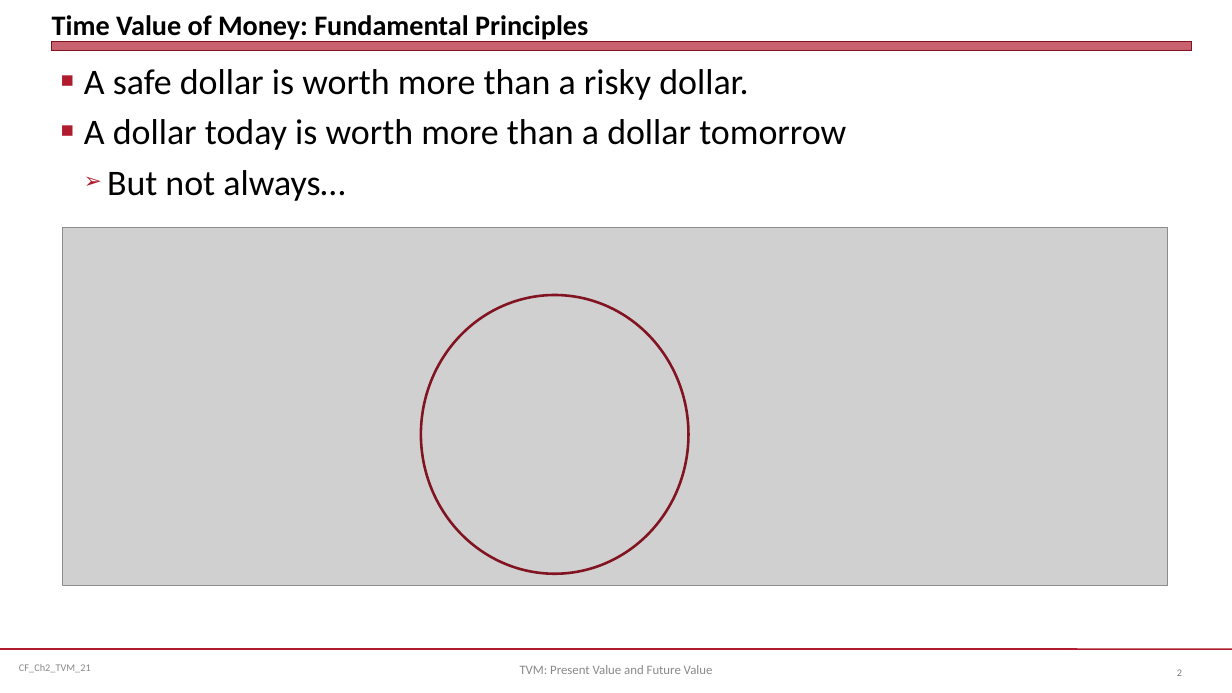
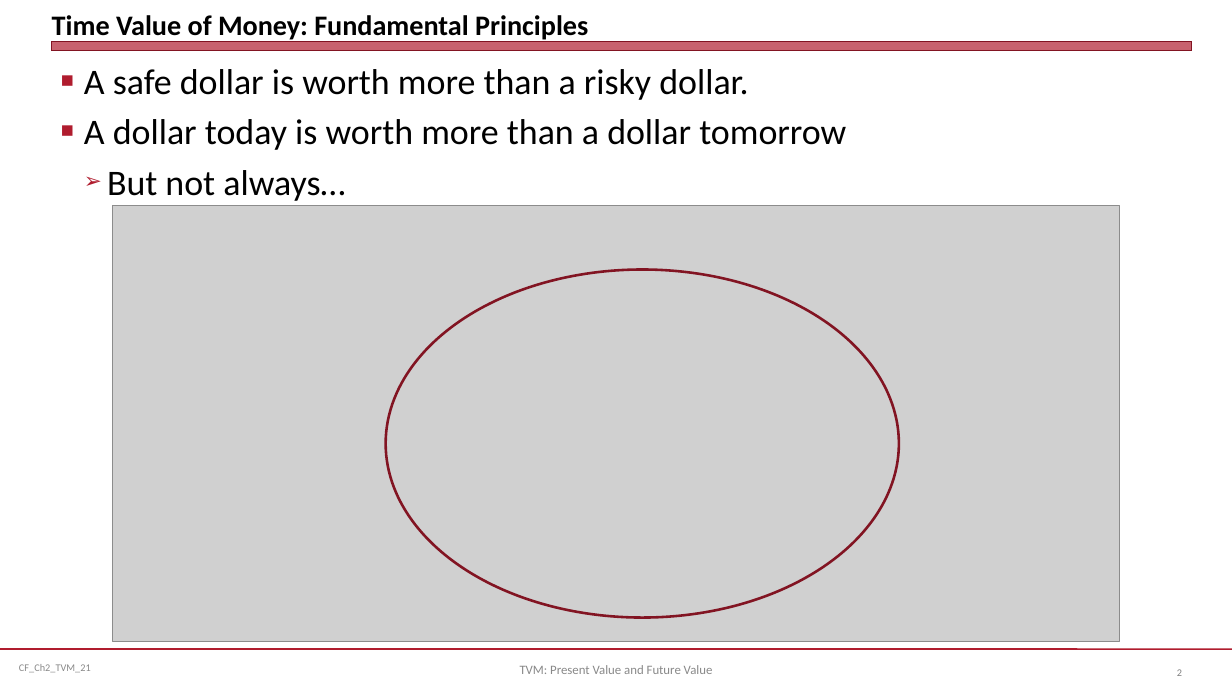
Before and after one commit to jmc877/Corporate-Finance, a slide deck: slide 2 of slides/CF_Ch2_TVM_21.pptx. Drawn at 1232x693 pixels with LibreOffice and Linux fonts; fonts in the diff are those of the drawing; grey boxes stand for pictures. Boxes give left, top, right and bottom in pixels: in the first picture for what was removed or moved away, otherwise in the second. Text is boxed around its words. In the diff, an @@ line names an element or a change of style, - is before the commit and + after.

```diff
--- a/slides/CF_Ch2_TVM_21.pptx
+++ b/slides/CF_Ch2_TVM_21.pptx
@@ picture: place and size @@
-picture at <box>63,227,1168,585</box>
+picture at <box>112,206,1119,641</box>
@@ ellipse: place and size @@
-ellipse at <box>421,295,689,574</box>
+ellipse at <box>385,270,898,618</box>
```
Also in this commit, not shown: 2 other files.
